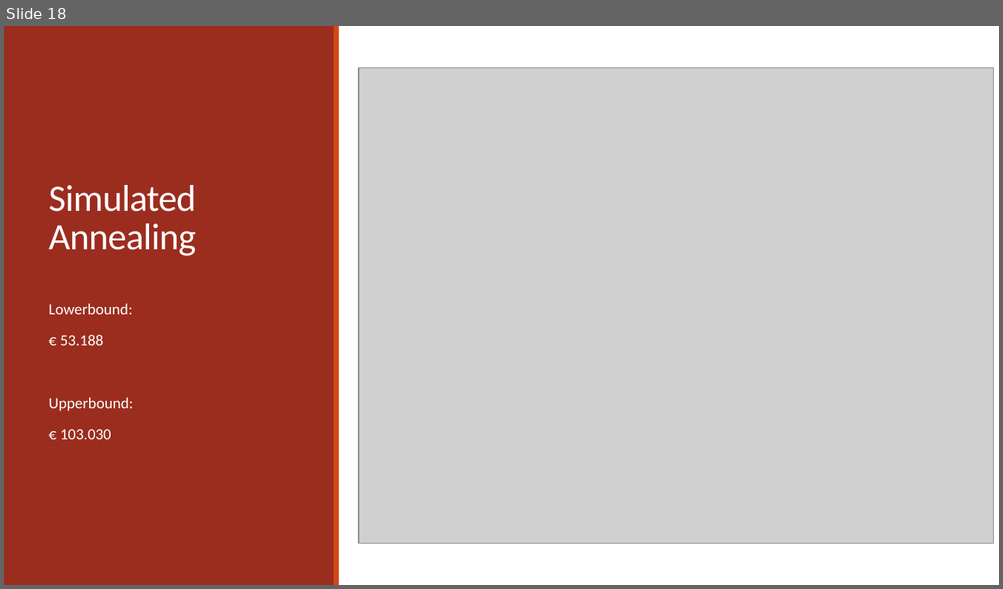
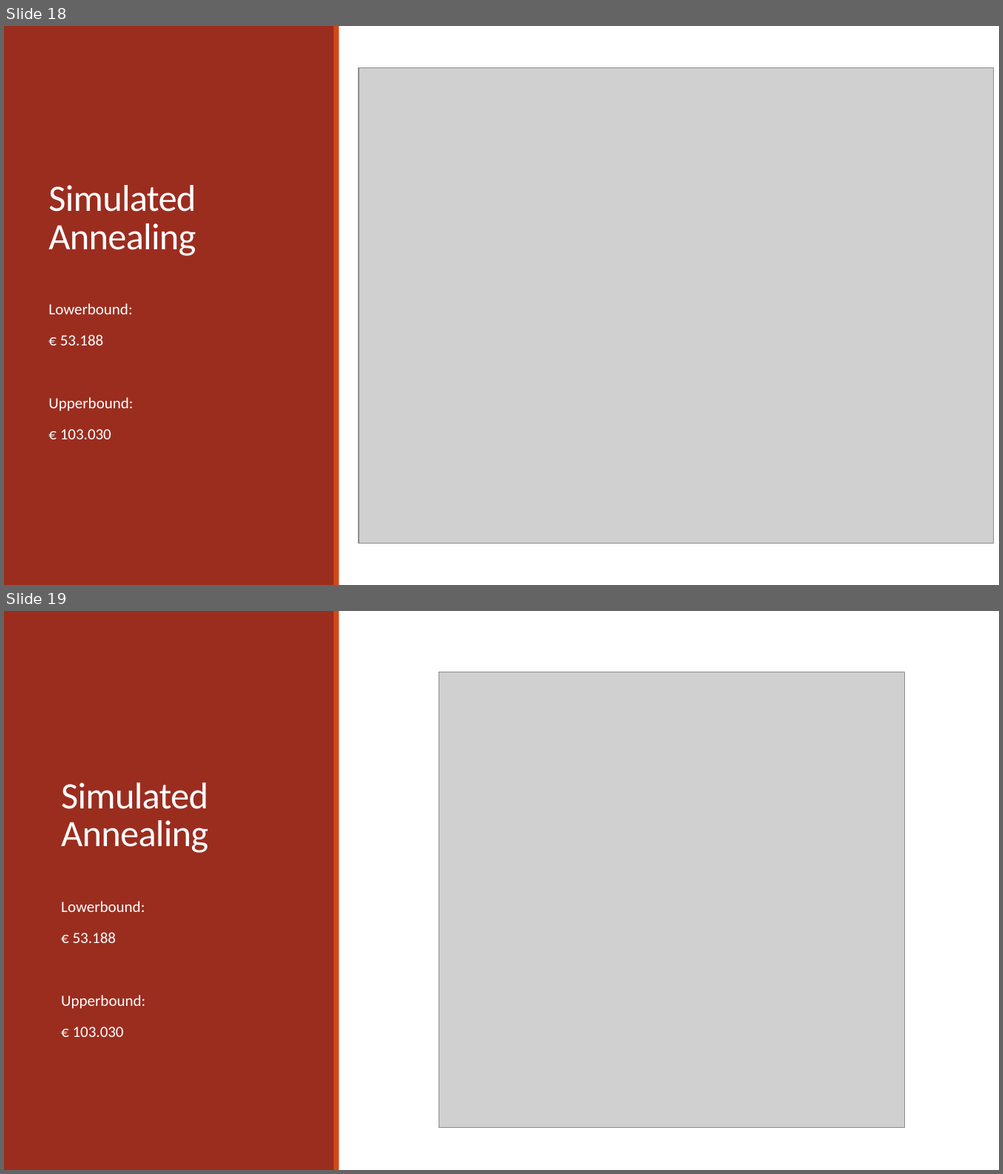
Before and after one commit to broekm006/SmartGrid, a slide deck: eindpresentatie.pptx. Shown one above the other, each under a label of ours: slide 18 before the commit, slides 18 and 19 after it. The pictures are 1003x589 and 1003x1174 pixels, drawn with LibreOffice and Linux fonts; fonts in the diff are those of the drawing; grey boxes stand for pictures. Boxes give left, top, right and bottom in pixels: in the first picture for what was removed or moved away, otherwise in the second. Text is boxed around its words. In the diff, an @@ line names an element or a change of style, - is before the commit and + after.

Commit message:
met sim picture

```diff
--- a/eindpresentatie.pptx
+++ b/eindpresentatie.pptx
@@ slide 19 added at [4,611,999,1170], background #FFFFFF; not listed: 2 template elements that a slide beside it also shows @@
@@ picture added at [439,672,905,1128] @@
@@ text added at [61,783,208,853], 36 pt, text #FFFFFF @@
+Simulated Annealing
@@ text added at [61,901,145,1037], 15 pt, text #FFFFFF @@
+Lowerbound:
+€ 53.188
+Upperbound:
+€ 103.030
```
Also in this commit, not shown: 1 slide changed.
